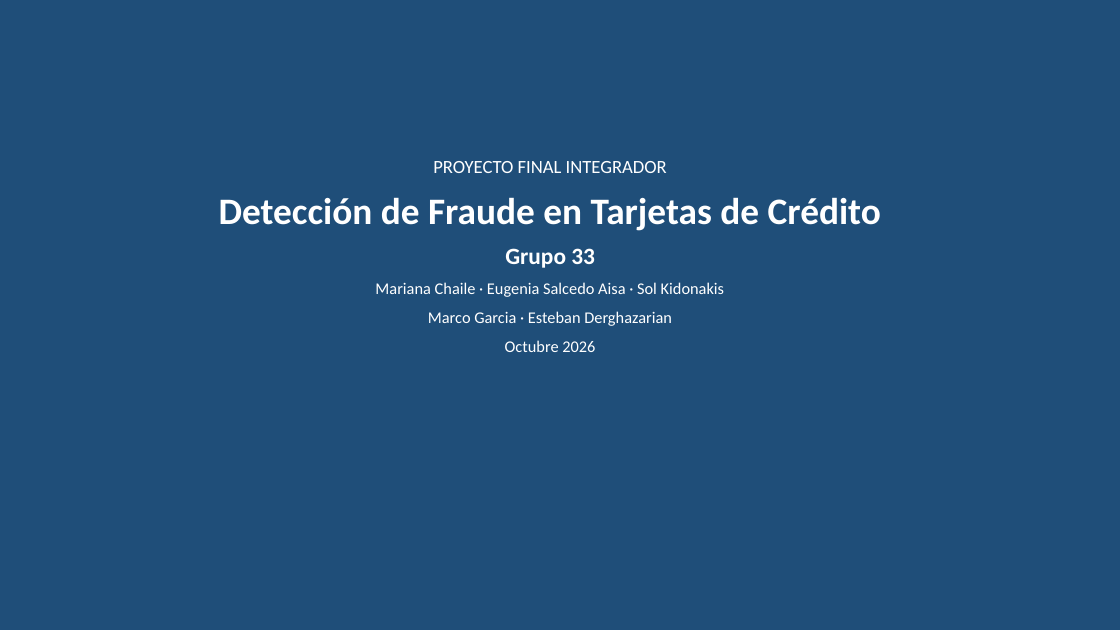
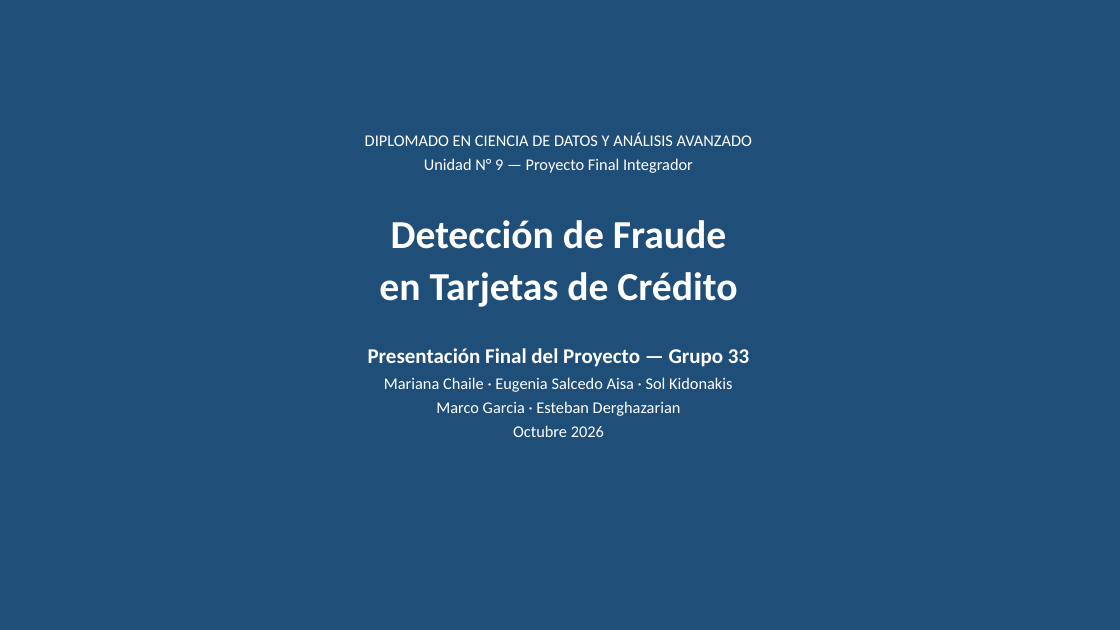
Before and after one commit to SolKidonakis/TP_Final_DataScience, a slide deck: slide 1 of reports/Presentacion_Final_Grupo33.pptx. Drawn at 1120x630 pixels with LibreOffice and Linux fonts; fonts in the diff are those of the drawing. Boxes give left, top, right and bottom in pixels: in the first picture for what was removed or moved away, otherwise in the second. Text is boxed around its words. In the diff, an @@ line names an element or a change of style, - is before the commit and + after.

```diff
--- a/reports/Presentacion_Final_Grupo33.pptx
+++ b/reports/Presentacion_Final_Grupo33.pptx
@@ text "DIPLOMADO EN CIENCIA DE DATOS ...": place and size @@
-text "DIPLOMADO EN CIENCIA DE DATOS ..." at <box>219,161,881,352</box>
+text "DIPLOMADO EN CIENCIA DE DATOS ..." at <box>365,133,752,437</box>
@@ text at <box>365,133,752,173</box>: text changed; size 16 to 14 pt @@
-PROYECTO FINAL INTEGRADOR
+DIPLOMADO EN CIENCIA DE DATOS Y ANÁLISIS AVANZADO
+Unidad N° 9 — Proyecto Final Integrador
@@ text at <box>379,220,737,437</box>: size 32 to 34 pt in "Detección de Fraude en Tarjetas de Crédito"; less space between paragraphs @@
@@ text at <box>368,348,749,367</box>: text changed; size 20 to 18 pt @@
-Grupo 33
+Presentación Final del Proyecto — Grupo 33
```
Also in this commit, not shown: 8 other slides changed, 3 slides added, 3 slides removed, 17 other files.
